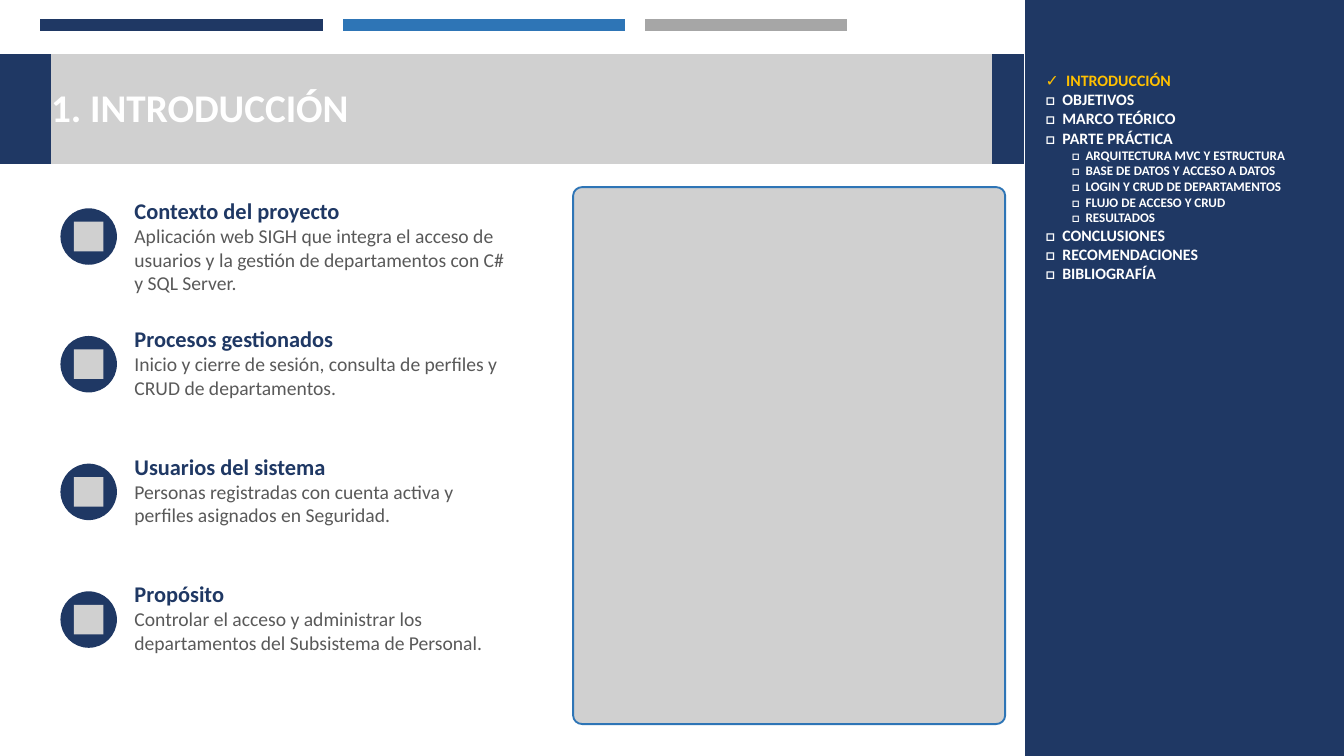
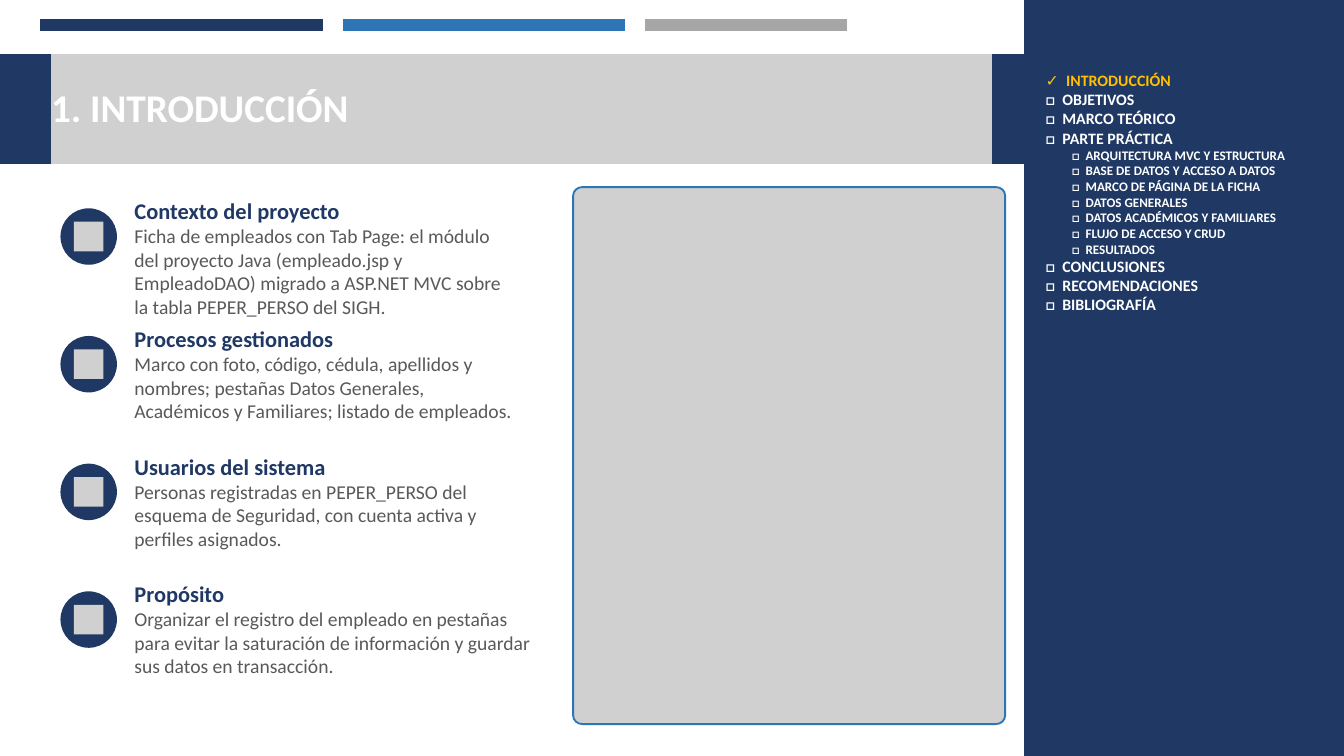
Before and after one commit to Josue-Chango/SIDH_GR02, a slide deck: slide 2 of DOTNET/TABPAGE/02. DOCUMENTACION/TABPAGE_DOTNET_SQL_GR02.pptx. Drawn at 1344x756 pixels with LibreOffice and Linux fonts; fonts in the diff are those of the drawing; grey boxes stand for pictures. Boxes give left, top, right and bottom in pixels: in the first picture for what was removed or moved away, otherwise in the second. Text is boxed around its words. In the diff, an @@ line names an element or a change of style, - is before the commit and + after.

```diff
--- a/DOTNET/TABPAGE/02. DOCUMENTACION/TABPAGE_DOTNET_SQL_GR02.pptx
+++ b/DOTNET/TABPAGE/02. DOCUMENTACION/TABPAGE_DOTNET_SQL_GR02.pptx
@@ freeform shape at (1024, 0, 1344, 756): outline redrawn @@
@@ text at (1086, 180, 1276, 222): text changed @@
-□ LOGIN Y CRUD DE DEPARTAMENTOS
+□ MARCO DE PÁGINA DE LA FICHA
+□ DATOS GENERALES
+□ DATOS ACADÉMICOS Y FAMILIARES
@@ text at (134, 229, 501, 317): text changed @@
-Aplicación web SIGH que integra el acceso de usuarios y la gestión de departamentos con C# y SQL Server.
+Ficha de empleados con Tab Page: el módulo del proyecto Java (empleado.jsp y EmpleadoDAO) migrado a ASP.NET MVC sobre la tabla PEPER_PERSO del SIGH.
@@ text at (134, 357, 512, 421): text changed @@
-Inicio y cierre de sesión, consulta de perfiles y CRUD de departamentos.
+Marco con foto, código, cédula, apellidos y nombres; pestañas Datos Generales, Académicos y Familiares; listado de empleados.
@@ text at (134, 485, 477, 550): text changed @@
-Personas registradas con cuenta activa y perfiles asignados en Seguridad.
+Personas registradas en PEPER_PERSO del esquema de Seguridad, con cuenta activa y perfiles asignados.
@@ text at (134, 612, 530, 673): text changed @@
-Controlar el acceso y administrar los departamentos del Subsistema de Personal.
+Organizar el registro del empleado en pestañas para evitar la saturación de información y guardar sus datos en transacción.
```
Also in this commit, not shown: 9 other slides changed, 1 slide added.
